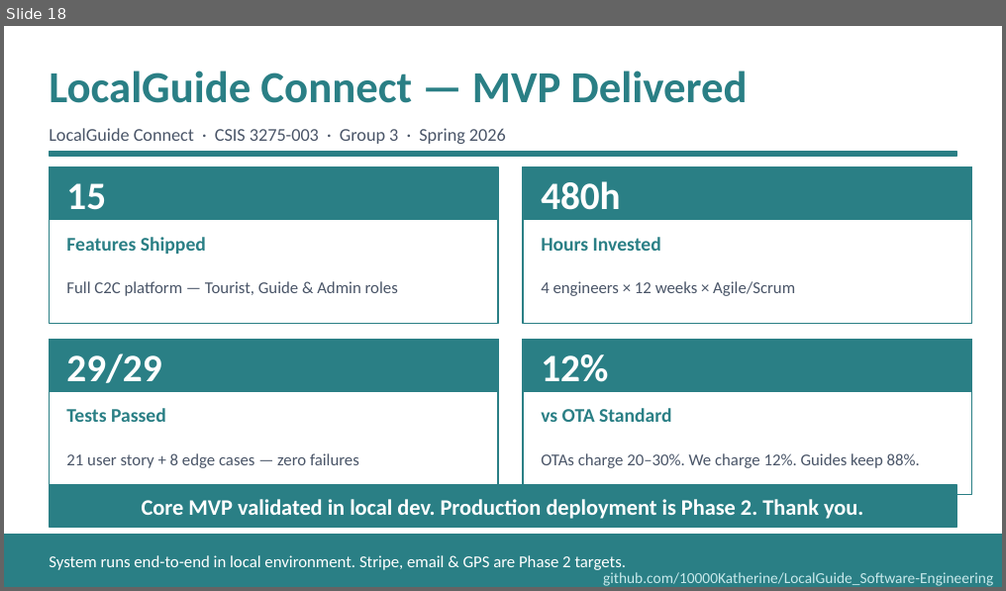
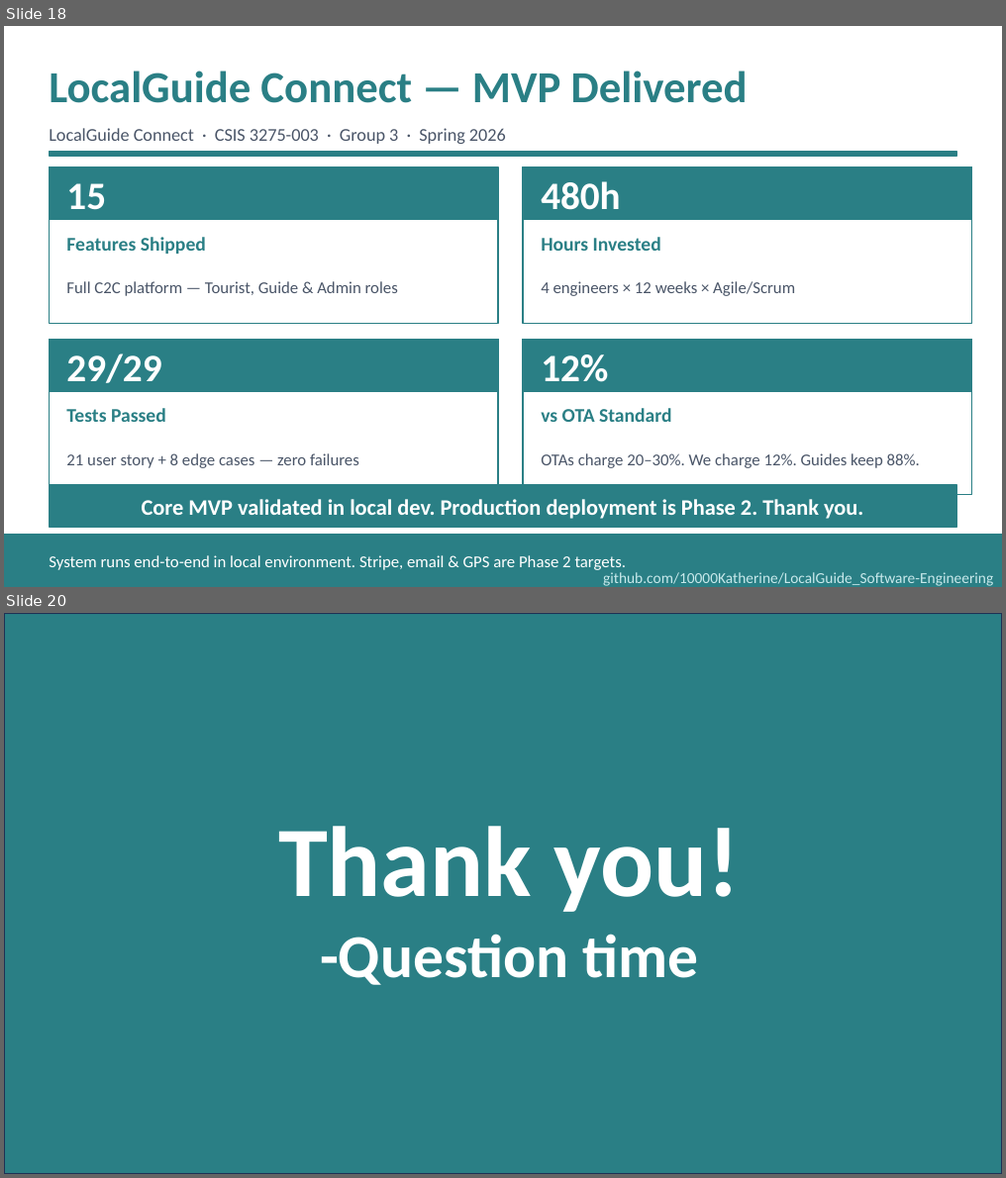
Before and after one commit to 10000Katherine/LocalGuide_Software-Engineering, a slide deck: docs/final/LocalGuide_Presentation.pptx. Shown one above the other, each under a label of ours: slide 18 before the commit, slides 18 and 20 after it; the slides between them are not shown. The pictures are 1006x591 and 1006x1178 pixels, drawn with LibreOffice and Linux fonts; fonts in the diff are those of the drawing. Boxes give left, top, right and bottom in pixels: in the first picture for what was removed or moved away, otherwise in the second. Text is boxed around its words. In the diff, an @@ line names an element or a change of style, - is before the commit and + after.

```diff
--- a/docs/final/LocalGuide_Presentation.pptx
+++ b/docs/final/LocalGuide_Presentation.pptx
@@ slide 20 added at bbox=[4, 613, 1002, 1174], background #FFFFFF @@
@@ rectangle added at bbox=[4, 613, 1002, 1173], fill #2A7F85, outline #1E3256 1 pt @@
@@ text added at bbox=[278, 826, 741, 985], 44 pt, text #FFFFFF, bold @@
+Thank you!
+-Question time
```
Also in this commit, not shown: 1 other slide added.
